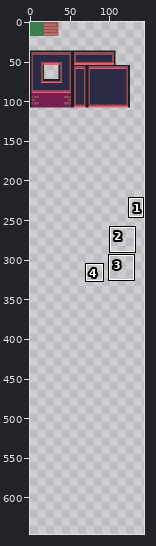
Sprite sheet -- assets/images/tileset-extruded.png. The picture above shows the old version from afar; the outline marks the close-up.
Close-up. Before:
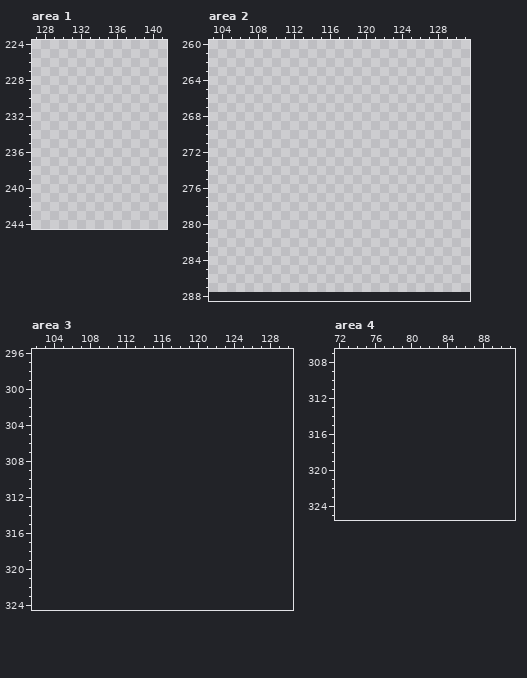
The file is 144x288 pixels. Shown: area 1: x 127..141, y 224..244; area 2: x 103..131, y 260..288; area 3: x 102..130, y 296..324; area 4: x 72..91, y 307..325. The old version is drawn lined up with the new one, on the new canvas. The wide view leaves out empty margins. The commit also changed other parts of the picture, which this record leaves out.
Once edited:
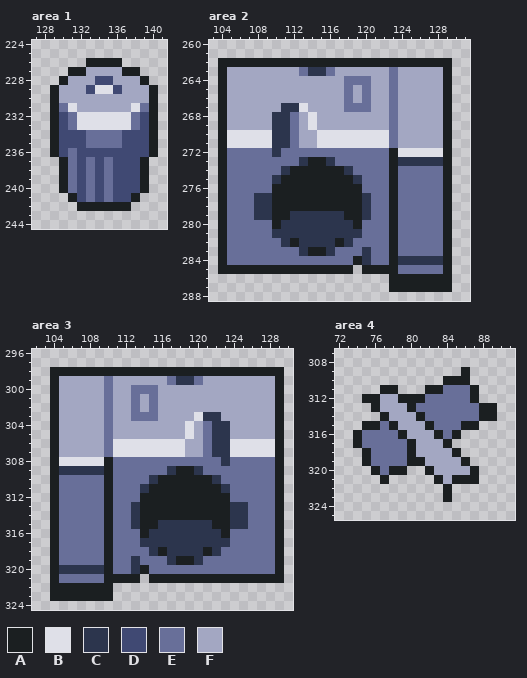
Palette (. is transparent): A #1b1f21  B #dfe0e8  C #2c354d  D #404973  E #686f99  F #a3a7c2
Difference:
canvas 144x288 -> 144x648
Area 1:
y 226: x 133..136 .... -> AAAA
y 227: x 131..138 ........ -> AAFFFFAA
y 228: x 130..139 .......... -> AFFFDDFFFA
y 229: x 129..140 ............ -> AFFFDBBDFFFA
y 230: x 129..140 ............ -> AFFFFFFFFFFA
y 231: x 129..140 ............ -> AEBFFFFFFBEA
y 232..233: x 129..140 ............ -> ADEBBBBBBEDA
y 234..235: x 129..140 ............ -> ADDDEEEEDDDA
y 236: x 129..140 ............ -> ADEDDDDDDDDA
y 237..240: x 130..139 .......... -> AEDEDEDDDA
y 241: x 131..138 ........ -> ADEDEDDA
y 242: x 132..137 ...... -> AAAAAA
Area 2:
y 262: x 104..129 .......................... -> AAAAAAAAAAAAAAAAAAAAAAAAAA
y 263: x 104..129 .......................... -> AFFFFFFFFECCEFFFFFFEFFFFFA
y 264: x 104..129 .......................... -> AFFFFFFFFFFFFFEEEFFEFFFFFA
y 265..266: x 104..129 .......................... -> AFFFFFFFFFFFFFEFEFFEFFFFFA
y 267: x 104..129 .......................... -> AFFFFFFCCBFFFFEEEFFEFFFFFA
y 268..269: x 104..129 .......................... -> AFFFFFCCEFBFFFFFFFFEFFFFFA
y 270..271: x 104..129 .......................... -> ABBBBBCCEFFBBBBBBBBEFFFFFA
y 272: x 104..129 .......................... -> AEEEEECEEEEEEEEEEEEABBBBBA
y 273: x 104..129 .......................... -> AEEEEEEEECAACEEEEEEACCCCCA
y 274: x 104..129 .......................... -> AEEEEEECAAAAAACEEEEAEEEEEA
y 275: x 104..129 .......................... -> AEEEEECAAAAAAAACEEEAEEEEEA
y 276: x 104..129 .......................... -> AEEEEEAAAAAAAAAAEEEAEEEEEA
y 277..278: x 104..129 .......................... -> AEEECCAAAAAAAAAACEEAEEEEEA
y 279: x 104..129 .......................... -> AEEECCAACCCCCCAACEEAEEEEEA
y 280: x 104..129 .......................... -> AEEEEEACCCCCCCCAEEEAEEEEEA
y 281: x 104..129 .......................... -> AEEEEECCCCCCCCCCEEEAEEEEEA
y 282: x 104..129 .......................... -> AEEEEEECACCCCACEEEEAEEEEEA
y 283: x 104..129 .......................... -> AEEEEEEEECAACEEECEEAEEEEEA
y 284: x 104..129 .......................... -> AEEEEEEEEEEEEEEACEEACCCCCA
y 285: x 104..118 ............... -> AAAAAAAAAAAAAAA; x 120..129 .......... -> AAAAEEEEEA
y 286..287: x 123..129 ....... -> AAAAAAA
Area 3:
y 298: x 104..129 .......................... -> AAAAAAAAAAAAAAAAAAAAAAAAAA
y 299: x 104..129 .......................... -> AFFFFFEFFFFFFECCEFFFFFFFFA
y 300: x 104..129 .......................... -> AFFFFFEFFEEEFFFFFFFFFFFFFA
y 301..302: x 104..129 .......................... -> AFFFFFEFFEFEFFFFFFFFFFFFFA
y 303: x 104..129 .......................... -> AFFFFFEFFEEEFFFFBCCFFFFFFA
y 304..305: x 104..129 .......................... -> AFFFFFEFFFFFFFFBFECCFFFFFA
y 306..307: x 104..129 .......................... -> AFFFFFEBBBBBBBBFFECCBBBBBA
y 308: x 104..129 .......................... -> ABBBBBAEEEEEEEEEEEECEEEEEA
y 309: x 104..129 .......................... -> ACCCCCAEEEEEECAACEEEEEEEEA
y 310: x 104..129 .......................... -> AEEEEEAEEEECAAAAAACEEEEEEA
y 311: x 104..129 .......................... -> AEEEEEAEEECAAAAAAAACEEEEEA
y 312: x 104..129 .......................... -> AEEEEEAEEEAAAAAAAAAAEEEEEA
y 313..314: x 104..129 .......................... -> AEEEEEAEECAAAAAAAAAACCEEEA
y 315: x 104..129 .......................... -> AEEEEEAEECAACCCCCCAACCEEEA
y 316: x 104..129 .......................... -> AEEEEEAEEEACCCCCCCCAEEEEEA
y 317: x 104..129 .......................... -> AEEEEEAEEECCCCCCCCCCEEEEEA
y 318: x 104..129 .......................... -> AEEEEEAEEEECACCCCACEEEEEEA
y 319: x 104..129 .......................... -> AEEEEEAEECEEECAACEEEEEEEEA
y 320: x 104..129 .......................... -> ACCCCCAEECAEEEEEEEEEEEEEEA
y 321: x 104..113 .......... -> AEEEEEAAAA; x 115..129 ............... -> AAAAAAAAAAAAAAA
y 322..323: x 104..110 ....... -> AAAAAAA
Area 4:
y 309: x 86 . -> A
y 310: x 84..86 ... -> AAA
y 311: x 77..78 .. -> AA; x 82..87 ...... -> AAEEEA
y 312: x 75..87 ............. -> AAFFAAAEEEEEA
y 313: x 76..89 .............. -> AFFFAEEEEEEEAA
y 314: x 77..89 ............. -> AFFFAEEEEEEAA
y 315: x 75..87 ............. -> AAEAFFFAEEEAA
y 316: x 74..85 ............ -> AEEEEAFFFAEA
y 317: x 74..84 ........... -> AEEEEEAFFFA
y 318: x 75..85 ........... -> AEEEEAFFFFA
y 319: x 75..86 ............ -> AEEEEAAFFFFA
y 320: x 76..79 .... -> AEAA; x 82..87 ...... -> AFFFFA
y 321: x 77 . -> A; x 83..87 ..... -> AFAAA
y 322..323: x 84 . -> A
